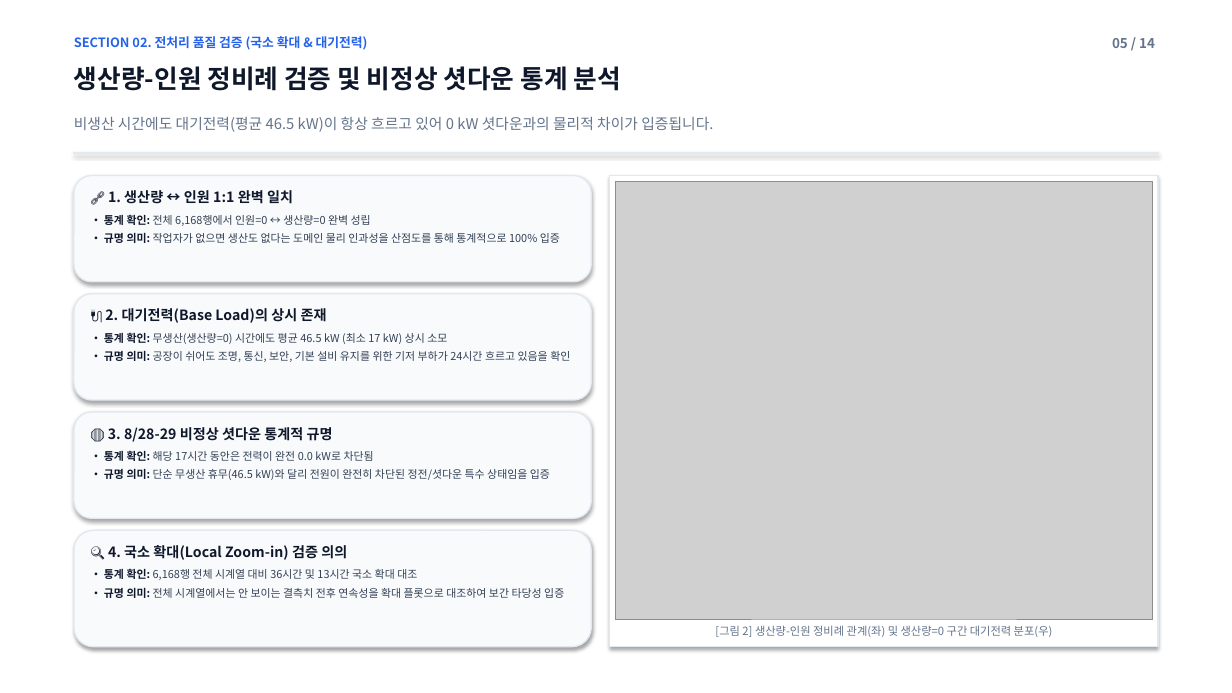
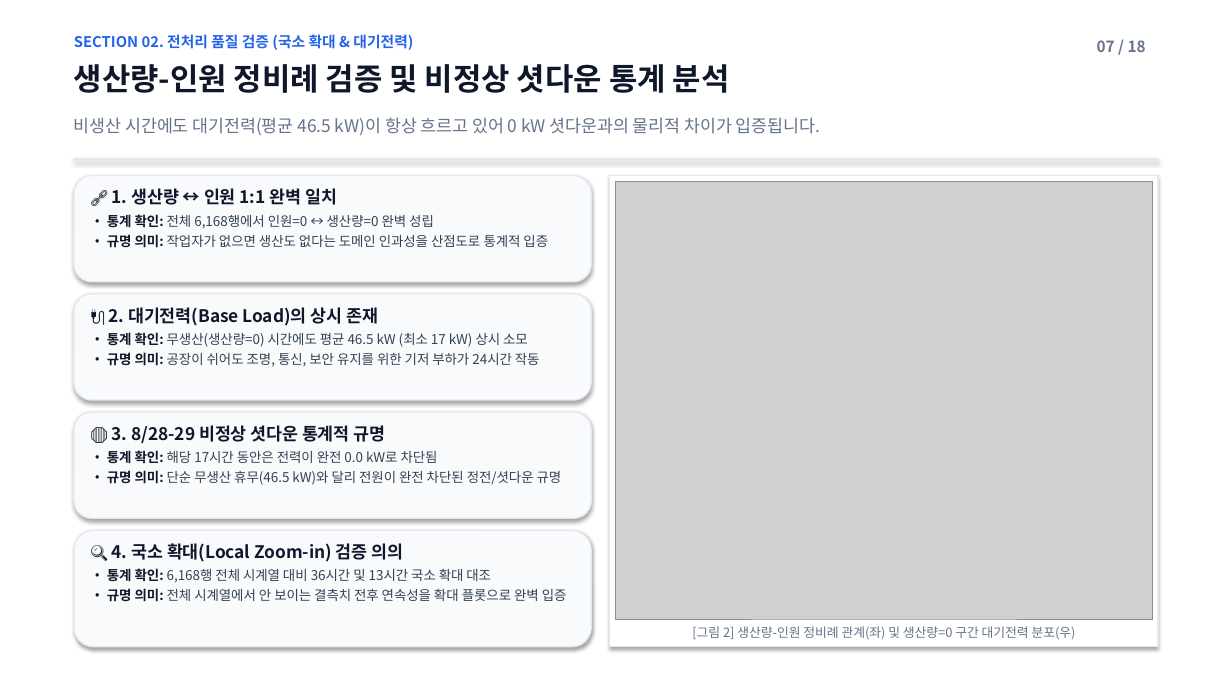
Before and after one commit to jgi0117/KAMP-Competition, a slide deck: slide 7 of reports/EDA_전처리_및_피처엔지니어링_보고.pptx (slide 5 before the commit). Drawn at 1232x693 pixels with LibreOffice and Linux fonts; fonts in the diff are those of the drawing; grey boxes stand for pictures. Boxes give left, top, right and bottom in pixels: in the first picture for what was removed or moved away, otherwise in the second. Text is boxed around its words. In the diff, an @@ line names an element or a change of style, - is before the commit and + after.

Commit message:
style(docs): scale up font sizes for high presentation readability and add section divider slides

```diff
--- a/reports/EDA_전처리_및_피처엔지니어링_보고.pptx
+++ b/reports/EDA_전처리_및_피처엔지니어링_보고.pptx
@@ text "SECTION 02. 전처리 품질 검증 ..." at [74, 34, 413, 50]: size 10 to 11.5 pt @@
@@ text at [1097, 40, 1146, 52]: text changed; size 10.5 to 12 pt @@
-05 / 14
+07 / 18
@@ text "생산량-인원 정비례 검증 및 비정상 ..." at [74, 64, 730, 93]: size 20 to 24 pt @@
@@ text "비생산 시간에도 대기전력(평균 46.5 kW)이 ..." at [74, 117, 820, 135]: size 11.5 to 13.5 pt @@
@@ rectangle: place and size @@
-rectangle at [74, 152, 1158, 153]
+rectangle at [74, 159, 1158, 160]
@@ text at [107, 188, 434, 228]: size 11 to 13.5 pt in "🔗 1. 생산량 ↔ 인원 1:1 완벽 ..."; size 8.5 to 10.5 pt in "• 통계 확인: 전체 6,168행에서 인원=0 ↔ ..."; less space between paragraphs @@
@@ text at [107, 234, 548, 248]: text changed; size 8.5 to 10.5 pt @@
-• 규명 의미: 작업자가 없으면 생산도 없다는 도메인 물리 인과성을 산점도를 통해 통계적으로 100% 입증
+• 규명 의미: 작업자가 없으면 생산도 없다는 도메인 인과성을 산점도로 통계적 입증
@@ text at [107, 307, 528, 347]: size 11 to 13.5 pt in "🔌 2. 대기전력(Base Load)의 상시 존재"; size 8.5 to 10.5 pt in "• 통계 확인: 무생산(생산량=0) 시간에도 평균 46.5 ..."; less space between paragraphs @@
@@ text at [107, 352, 540, 367]: text changed; size 8.5 to 10.5 pt @@
-• 규명 의미: 공장이 쉬어도 조명, 통신, 보안, 기본 설비 유지를 위한 기저 부하가 24시간 흐르고 있음을 확인
+• 규명 의미: 공장이 쉬어도 조명, 통신, 보안 유지를 위한 기저 부하가 24시간 작동
@@ text at [107, 425, 438, 464]: size 11 to 13.5 pt in "🛑 3. 8/28-29 비정상 셧다운 통계적 규명"; size 8.5 to 10.5 pt in "• 통계 확인: 해당 17시간 동안은 전력이 ..."; less space between paragraphs @@
@@ text at [107, 470, 562, 485]: text changed; size 8.5 to 10.5 pt @@
-• 규명 의미: 단순 무생산 휴무(46.5 kW)와 달리 전원이 완전히 차단된 정전/셧다운 특수 상태임을 입증
+• 규명 의미: 단순 무생산 휴무(46.5 kW)와 달리 전원이 완전 차단된 정전/셧다운 규명
@@ text at [107, 543, 491, 583]: size 11 to 13.5 pt in "🔍 4. 국소 확대(Local Zoom-in) 검증 의의"; size 8.5 to 10.5 pt in "• 통계 확인: 6,168행 전체 시계열 대비 ..."; less space between paragraphs @@
@@ text at [107, 588, 567, 602]: text changed; size 8.5 to 10.5 pt @@
-• 규명 의미: 전체 시계열에서는 안 보이는 결측치 전후 연속성을 확대 플롯으로 대조하여 보간 타당성 입증
+• 규명 의미: 전체 시계열에서 안 보이는 결측치 전후 연속성을 확대 플롯으로 완벽 입증
@@ text "[그림 2] 생산량-인원 정비례 관계(좌) ..." at [692, 626, 1076, 640]: size 8.8 to 10 pt @@
```
Also in this commit, not shown: 13 other slides changed, 4 slides added, 2 other files.
